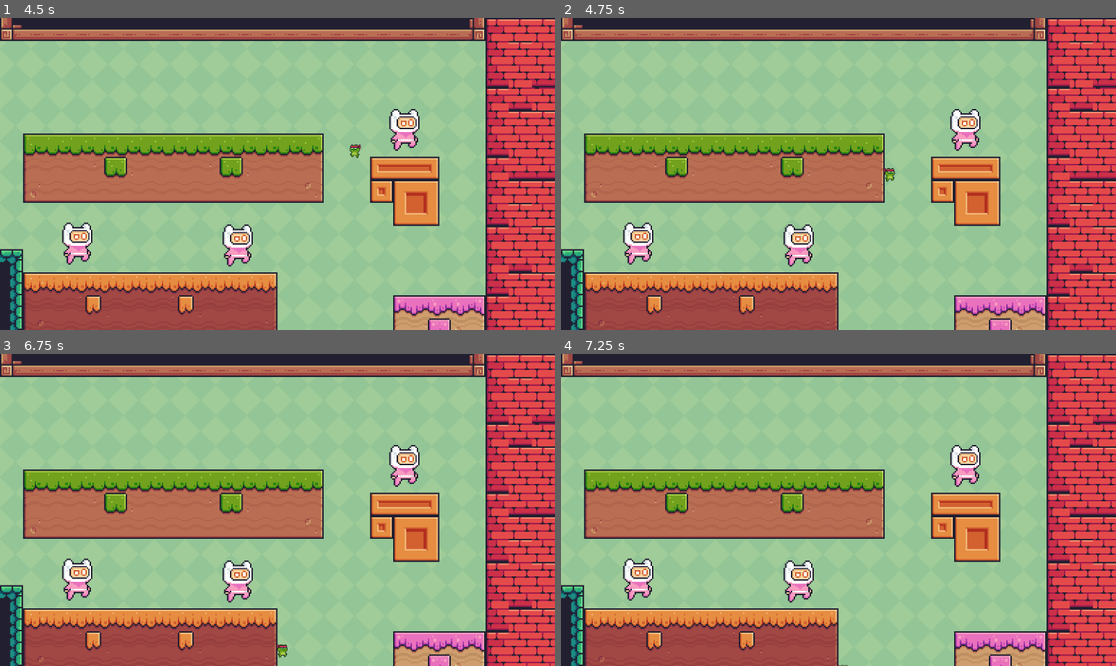
Above: before the commit, frames 1-4 (two rows, left to right).
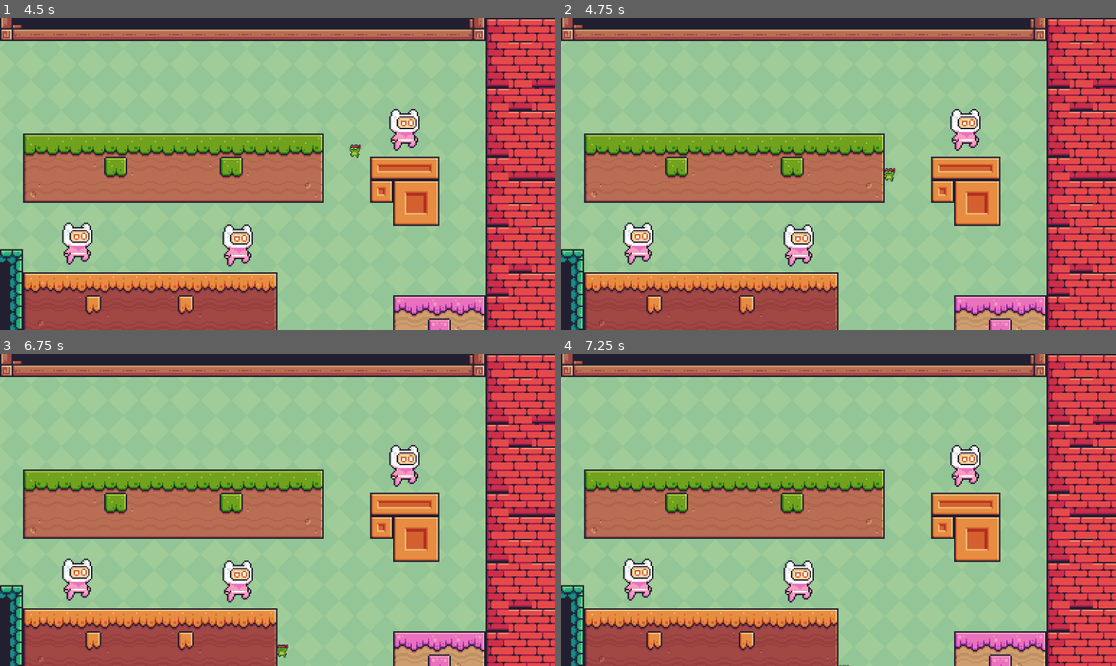
Above: after the commit, the same moments.

Repository: xofen/POMPA_STOMP
Game: Godot game, scene res://main.tscn
Same seed, same stepped clock (60 frames per second), same inputs: the game is played once before the commit and once after it.
Inputs:
- Up to frame 1 (4.5 s): hold Right (right) 0.53-2.03 s; tap Up (jump) at 0.77, 1.52, 3.02, 3.77 s; hold Left (left) 2.03-2.78 s; hold Right (right) 2.78-4.28 s; hold Left (left) from 4.28 s (still down)
- Up to frame 2 (4.75 s): keep holding Left (left); tap Up (jump) at 4.52 s
- Up to frame 3 (6.75 s): release Left (left) at 5.03 s; hold Right (right) 5.03-5.78 s; tap Enter at 5.75 s; hold Left (left) from 5.78 s (still down); tap Up (jump) at 6.02 s
- Up to frame 4 (7.25 s): keep holding Left (left); tap Up (jump) at 6.77 s

Frame 1 is identical in both runs. In frame 2, less than 0.1% of the frame differs, in the area x 58-61%, y 48-53%; in frame 3, less than 0.1%; in frame 4, less than 0.1%.

Commit message:
hot_fix_left

Diff:
--- a/scenes/main_character.gd
+++ b/scenes/main_character.gd
@@ -35,5 +35,7 @@
 
 	move_and_slide()
 
+	if (velocity.x == 0):
+		return;
 	var isLeft = velocity.x < 0
 	sprite_2d.flip_h = isLeft
